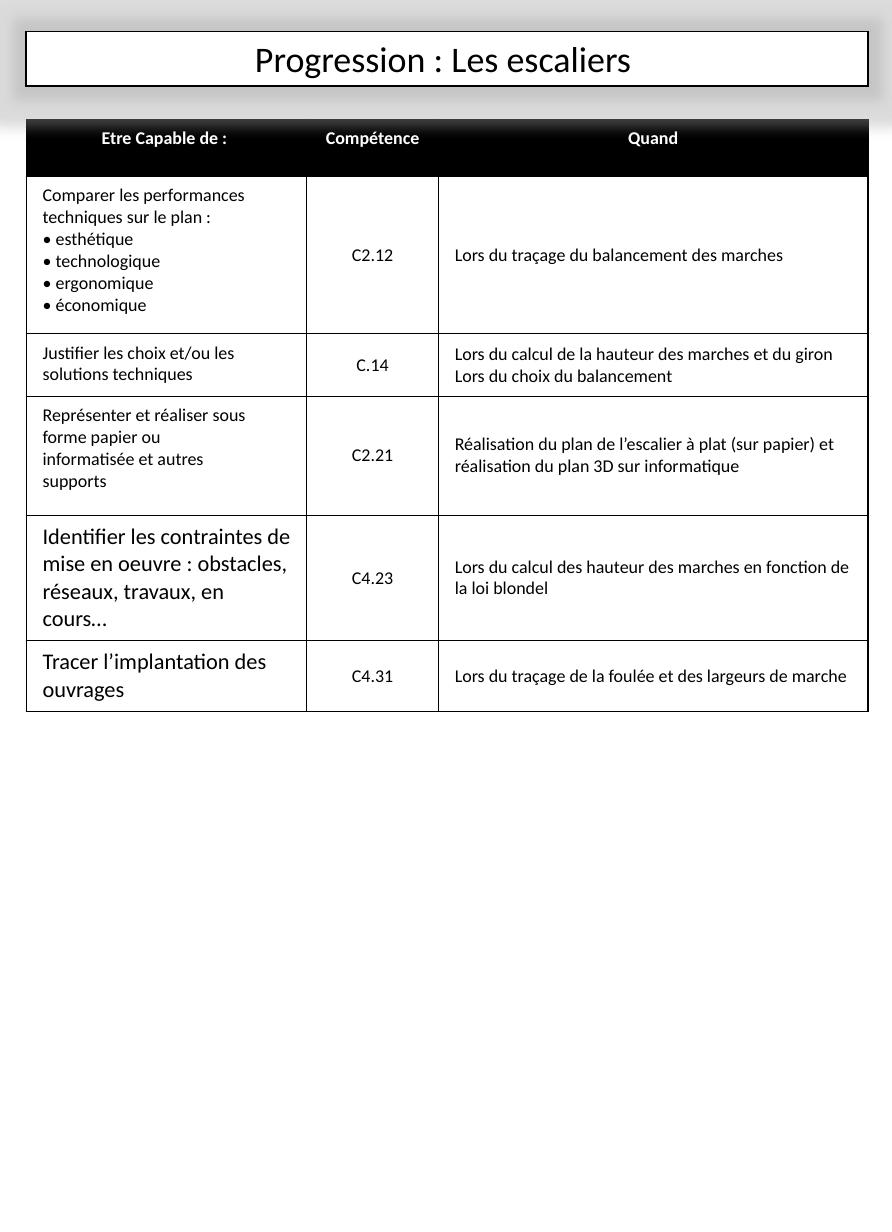
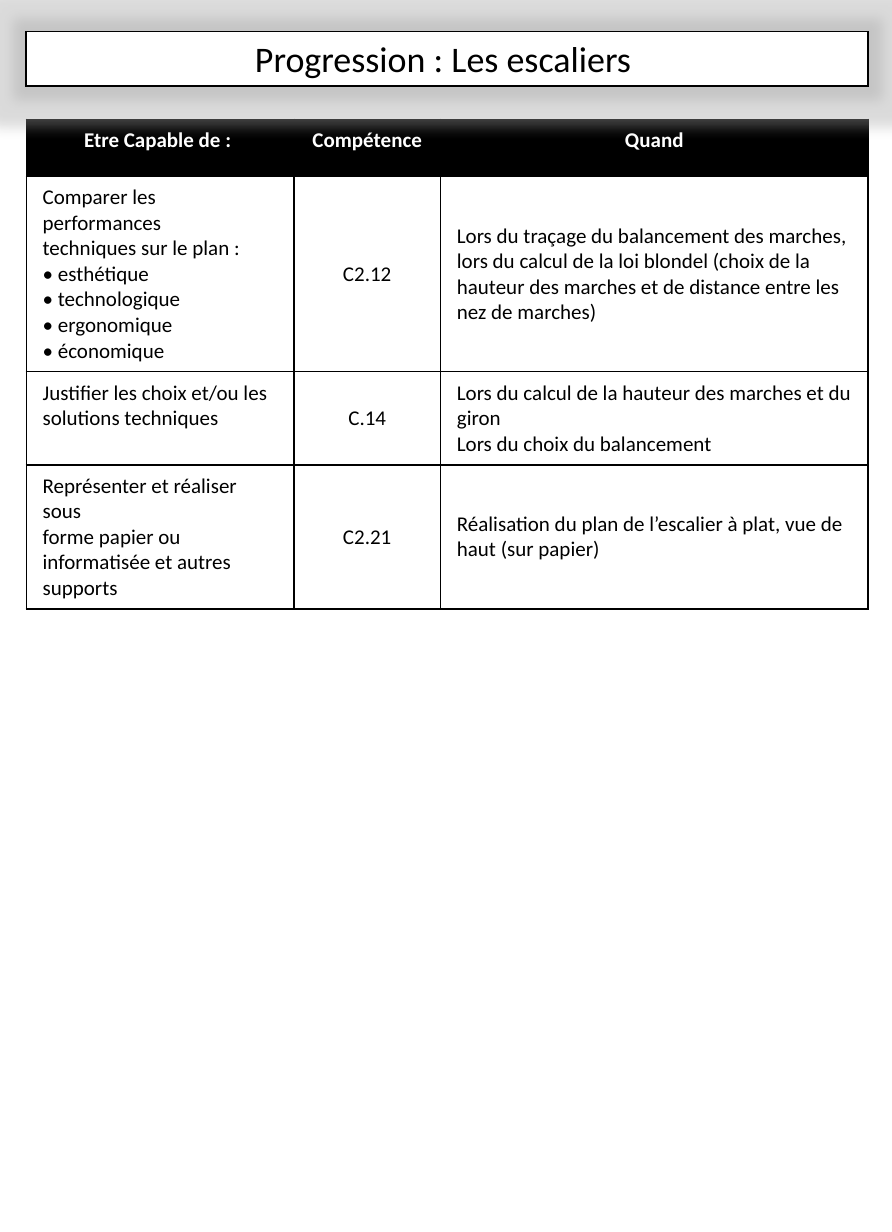
Before and after one commit to kduchevreuil/Cours-Menuiserie, a slide deck: slide 1 of Les escaliers.pptx. Drawn at 892x1232 pixels with LibreOffice and Linux fonts; fonts in the diff are those of the drawing. Boxes give left, top, right and bottom in pixels: in the first picture for what was removed or moved away, otherwise in the second. Text is boxed around its words. In the diff, an @@ line names an element or a change of style, - is before the commit and + after.

```diff
--- a/Les escaliers.pptx
+++ b/Les escaliers.pptx
@@ table at box(26, 119, 867, 603) @@
-row 2, column 3: Lors du traçage du balancement des marches
+row 2, column 3: Lors du traçage du balancement des marches, lors du calcul de la loi blondel (choix de la hauteur des marches et de distance entre les nez de marches)
-row 4: Représenter et réaliser sous / forme papier ou / informatisée et autres / supports | C2.21 | Réalisation du plan de l’escalier à plat (sur papier) et réalisation du plan 3D sur informatique
-row 5: Identifier les contraintes de / mise en oeuvre : obstacles, / réseaux, travaux, en / cours… | C4.23 | Lors du calcul des hauteur des marches en fonction de la loi blondel
-row 6: Tracer l’implantation des / ouvrages | C4.31 | Lors du traçage de la foulée et des largeurs de marche
+row 4: Représenter et réaliser sous / forme papier ou / informatisée et autres / supports | C2.21 | Réalisation du plan de l’escalier à plat, vue de haut (sur papier)
```
Also in this commit, not shown: 10 other slides changed, 3 slides added, 1 other file.
